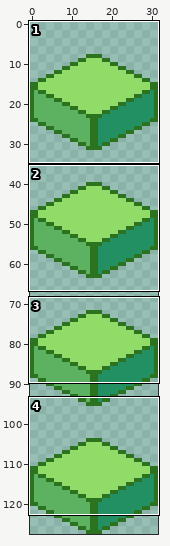
One commit to this sprite sheet: Assets/Art/S_Wall_Generic.png. Above, an overview of the earlier version with the close-up marked.
Close-up. Before:
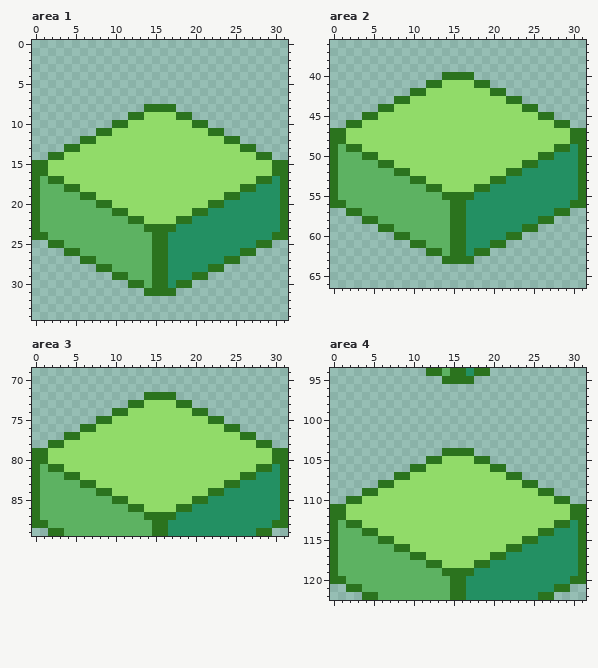
The file is 32x128 pixels. Shown: area 1: x 0..31, y 0..34; area 2: x 0..31, y 36..66; area 3: x 0..31, y 69..89; area 4: x 0..31, y 94..122.
The same view after the edit:
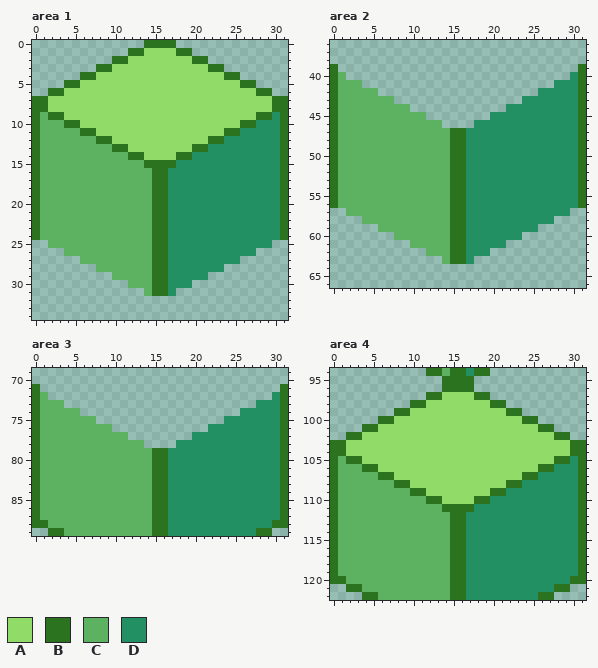
Palette (. is transparent): A #91db69  B #2b731e  C #5db262  D #239063
Change:
Changed rows in their new state; - is an unchanged pixel.
Area 1:
first column x 0:
 0 --------------BBBB--------------
 1 ------------BBAAAABB------------
 2 ----------BBAAAAAAAABB----------
 3 --------BBAAAAAAAAAAAABB--------
 4 ------BBAAAAAAAAAAAAAAAABB------
 5 ----BBAAAAAAAAAAAAAAAAAAAABB----
 6 --BBAAAAAAAAAAAAAAAAAAAAAAAABB--
 7 BBAAAAAAAAAAAAAAAAAAAAAAAAAAAABB
 8 BBAAAAAAAAAAAAAAAAAAAAAAAAAAAABB
 9 BCBBAAAAAAAAAA----AAAAAAAAAABBDB
10 BCCCBBAAAAAA--------AAAAAABBDDDB
11 BCCCCCBBAA------------AABBDDDDDB
12 BCCCCCCCBB------------BBDDDDDDDB
13 BCCCCCCCCCBB--------BBDDDDDDDDDB
14 BCCCCCCCCCCCBB----BBDDDDDDDDDDDB
15 -CCCCCCCCCCCCCBBBBDDDDDDDDDDDDD-
16 -CCCCCCCCCCCCCCBBDDDDDDDDDDDDDD-
17 --CCCCCCCCCCCCCBBDDDDDDDDDDDDD--
18 ----CCCCCCCCCCCBBDDDDDDDDDDD----
19 ------CCCCCCCCCBBDDDDDDDDD------
20 --------CCCCCCCBBDDDDDDD--------
21 ----------CCCCCBBDDDDD----------
22 ------------CCCBBDDD------------
23 --------------C--D--------------
24 -C----------------------------D-
25 --CC------------------------DD--
26 ----CC--------------------DD----
27 ------CC----------------DD------
28 --------CC------------DD--------
29 ----------CC--------DD----------
30 ------------CC----DD------------
31 --------------C--D--------------
Area 2:
first column x 0:
39 B------------------------------B
40 BC------------....------------DB
41 BCCC--------........--------DDDB
42 BCCCCC----............----DDDDDB
43 BCCCCCCC................DDDDDDDB
44 BCCCCCCCCC............DDDDDDDDDB
45 BCCCCCCCCCCC........DDDDDDDDDDDB
46 BCCCCCCCCCCCCC....DDDDDDDDDDDDDB
47 -CCCCCCCCCCCCCCBBDDDDDDDDDDDDDD-
48 -CCCCCCCCCCCCCCBBDDDDDDDDDDDDDD-
49 --CCCCCCCCCCCCCBBDDDDDDDDDDDDD--
50 ----CCCCCCCCCCCBBDDDDDDDDDDD----
51 ------CCCCCCCCCBBDDDDDDDDD------
52 --------CCCCCCCBBDDDDDDD--------
53 ----------CCCCCBBDDDDD----------
54 ------------CCCBBDDD------------
55 --------------C--D--------------
56 -C----------------------------D-
57 --CC------------------------DD--
58 ----CC--------------------DD----
59 ------CC----------------DD------
60 --------CC------------DD--------
61 ----------CC--------DD----------
62 ------------CC----DD------------
63 --------------C--D--------------
Area 3:
first column x 0:
71 B------------------------------B
72 BC------------....------------DB
73 BCCC--------........--------DDDB
74 BCCCCC----............----DDDDDB
75 BCCCCCCC................DDDDDDDB
76 BCCCCCCCCC............DDDDDDDDDB
77 BCCCCCCCCCCC........DDDDDDDDDDDB
78 BCCCCCCCCCCCCC....DDDDDDDDDDDDDB
79 -CCCCCCCCCCCCCCBBDDDDDDDDDDDDDD-
80 -CCCCCCCCCCCCCCBBDDDDDDDDDDDDDD-
81 --CCCCCCCCCCCCCBBDDDDDDDDDDDDD--
82 ----CCCCCCCCCCCBBDDDDDDDDDDD----
83 ------CCCCCCCCCBBDDDDDDDDD------
84 --------CCCCCCCBBDDDDDDD--------
85 ----------CCCCCBBDDDDD----------
86 ------------CCCBBDDD------------
87 --------------C--D--------------
Area 4:
first column x 0:
 96 --------------BBBB--------------
 97 ------------BBAAAABB------------
 98 ----------BBAAAAAAAABB----------
 99 --------BBAAAAAAAAAAAABB--------
100 ------BBAAAAAAAAAAAAAAAABB------
101 ----BBAAAAAAAAAAAAAAAAAAAABB----
102 --BBAAAAAAAAAAAAAAAAAAAAAAAABB--
103 BBAAAAAAAAAAAAAAAAAAAAAAAAAAAABB
104 BBAAAAAAAAAAAAAAAAAAAAAAAAAAAABB
105 BCBBAAAAAAAAAA----AAAAAAAAAABBDB
106 BCCCBBAAAAAA--------AAAAAABBDDDB
107 BCCCCCBBAA------------AABBDDDDDB
108 BCCCCCCCBB------------BBDDDDDDDB
109 BCCCCCCCCCBB--------BBDDDDDDDDDB
110 BCCCCCCCCCCCBB----BBDDDDDDDDDDDB
111 -CCCCCCCCCCCCCBBBBDDDDDDDDDDDDD-
112 -CCCCCCCCCCCCCCBBDDDDDDDDDDDDDD-
113 --CCCCCCCCCCCCCBBDDDDDDDDDDDDD--
114 ----CCCCCCCCCCCBBDDDDDDDDDDD----
115 ------CCCCCCCCCBBDDDDDDDDD------
116 --------CCCCCCCBBDDDDDDD--------
117 ----------CCCCCBBDDDDD----------
118 ------------CCCBBDDD------------
119 --------------C--D--------------
